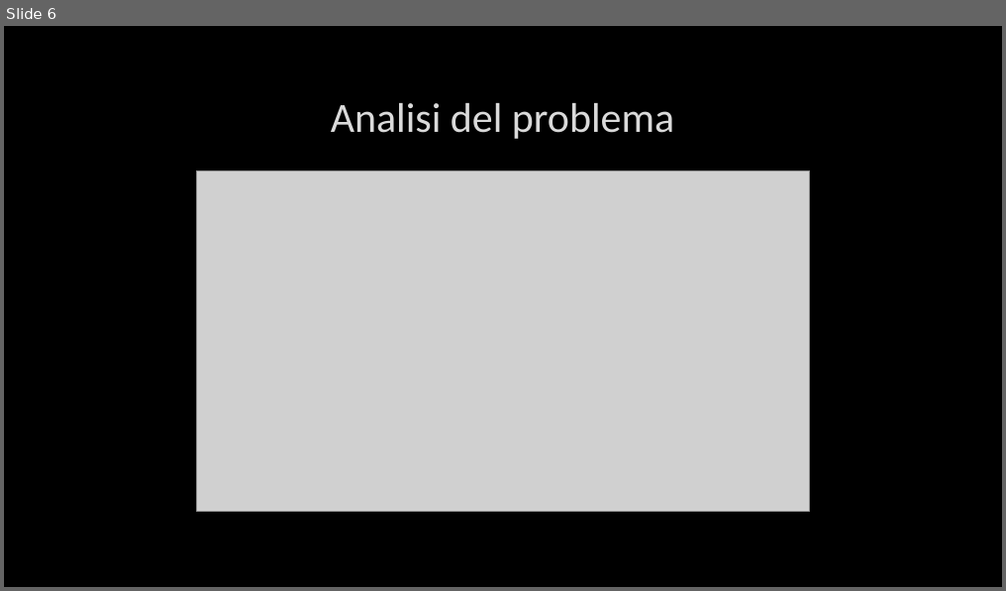
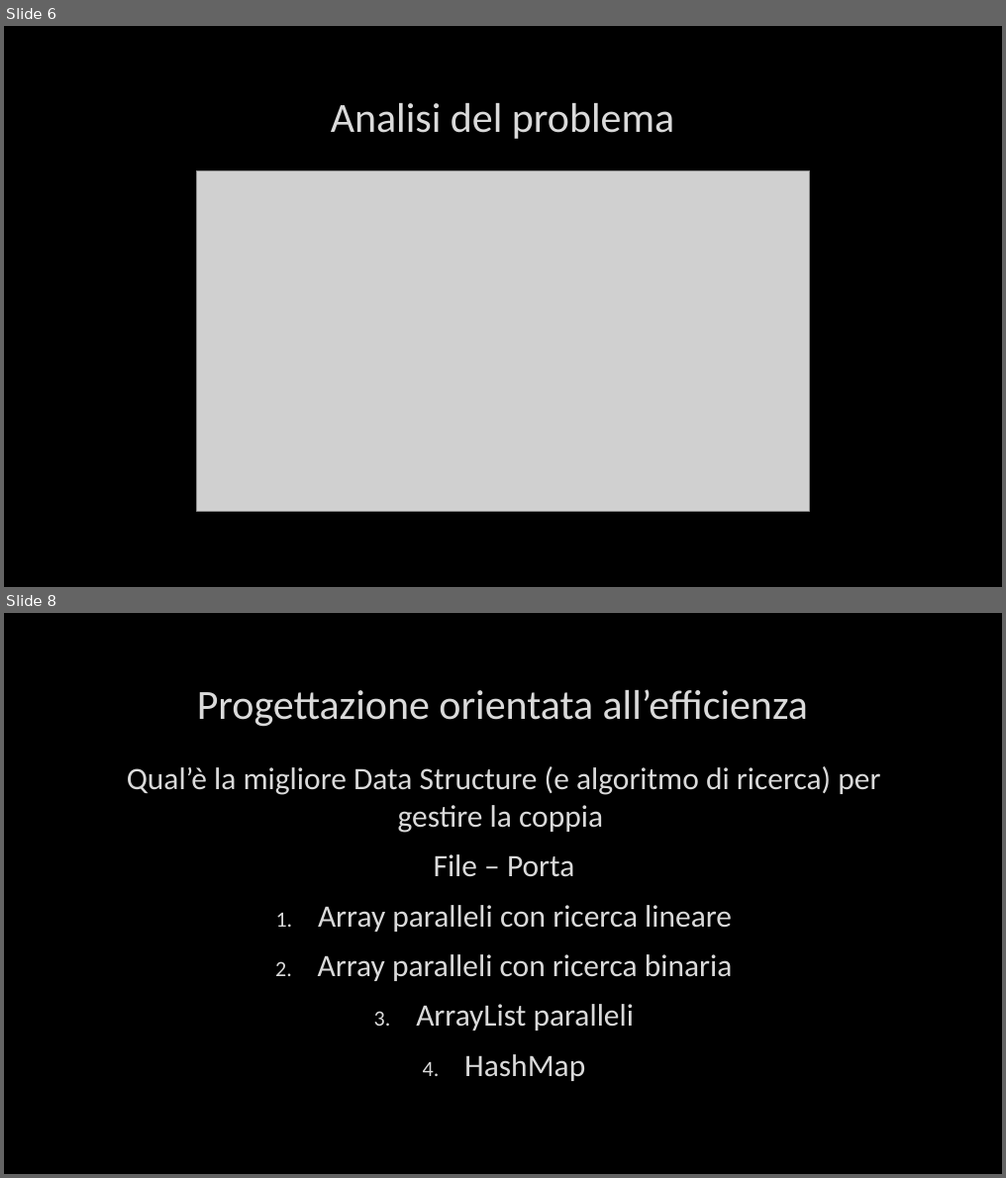
Before and after one commit to timeofview/reti-di-calcolatori, a slide deck: Esercitazione 1.pptx. Shown one above the other, each under a label of ours: slide 6 before the commit, slides 6 and 8 after it; the slides between them are not shown. The pictures are 1006x591 and 1006x1178 pixels, drawn with LibreOffice and Linux fonts; fonts in the diff are those of the drawing; grey boxes stand for pictures; background and template pictures are left out. Boxes give left, top, right and bottom in pixels: in the first picture for what was removed or moved away, otherwise in the second. Text is boxed around its words. In the diff, an @@ line names an element or a change of style, - is before the commit and + after.

```diff
--- a/Esercitazione 1.pptx
+++ b/Esercitazione 1.pptx
@@ slide 8 added at (4, 613, 1002, 1174), background picture (left out) @@
@@ title added at (197, 689, 808, 727), 40 pt, text #DADADA @@
+Progettazione orientata all’efficienza
@@ text added at (127, 766, 880, 1081), 30 pt, text #DADADA @@
+Qual’è la migliore Data Structure (e algoritmo di ricerca) per gestire la coppia
+File – Porta
+1. Array paralleli con ricerca lineare
+2. Array paralleli con ricerca binaria
+3. ArrayList paralleli
+4. HashMap
```
Also in this commit, not shown: 15 other slides added.
